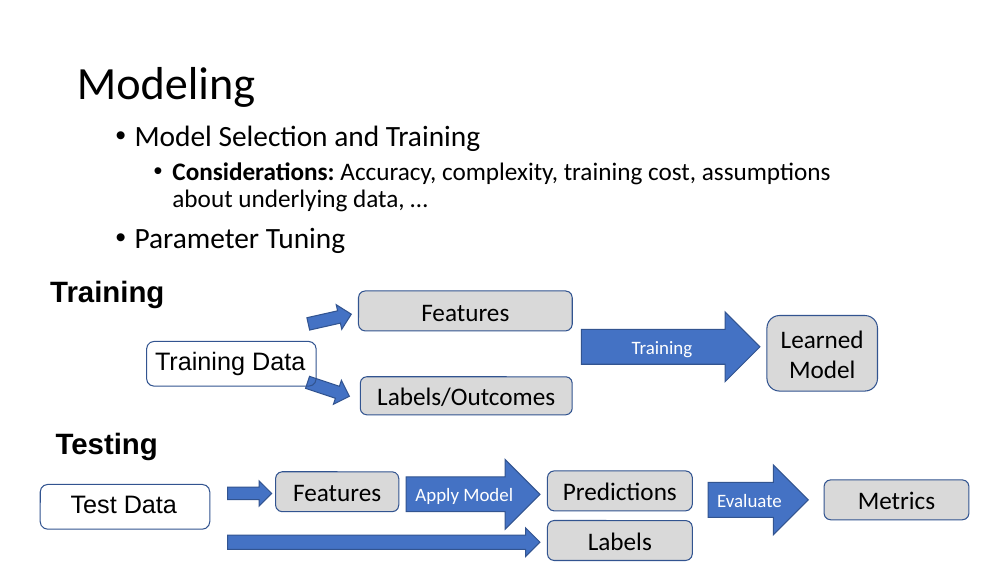
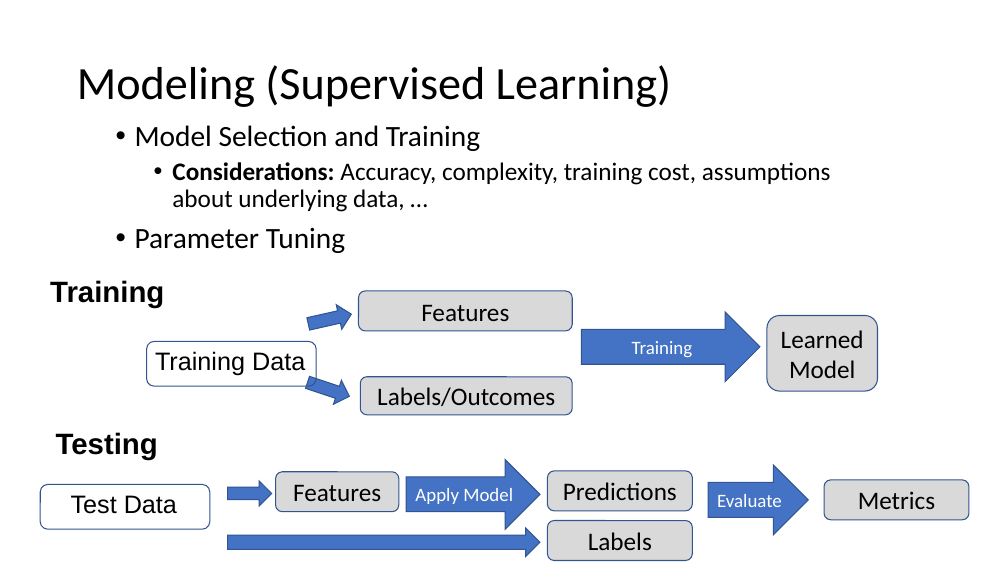
Before and after one commit to noise-lab/ml-networking, a slide deck: slide 8 of lectures/0-Overview.pptx. Drawn at 1008x567 pixels with LibreOffice and Linux fonts; fonts in the diff are those of the drawing. Boxes give left, top, right and bottom in pixels: in the first picture for what was removed or moved away, otherwise in the second. Text is boxed around its words. In the diff, an @@ line names an element or a change of style, - is before the commit and + after.

```diff
--- a/lectures/0-Overview.pptx
+++ b/lectures/0-Overview.pptx
@@ title at bbox=[77, 65, 671, 107]: text changed @@
-Modeling
+Modeling (Supervised Learning)
```
Also in this commit, not shown: 1 other slide changed, 4 other files.
